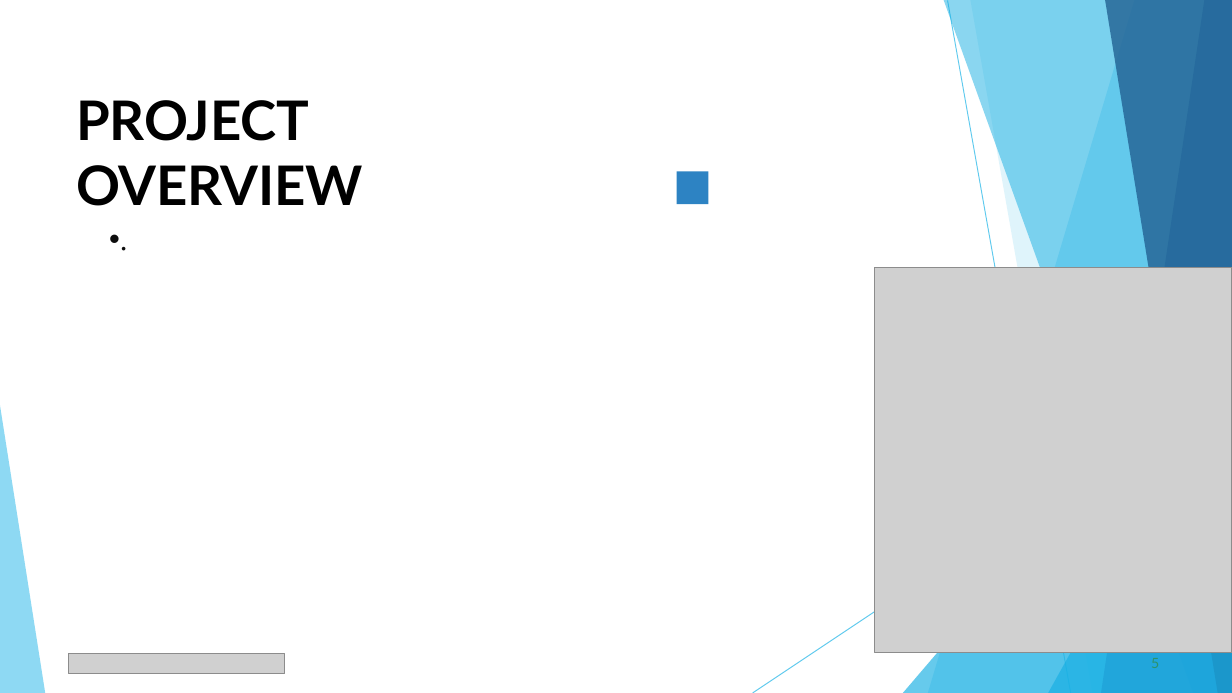
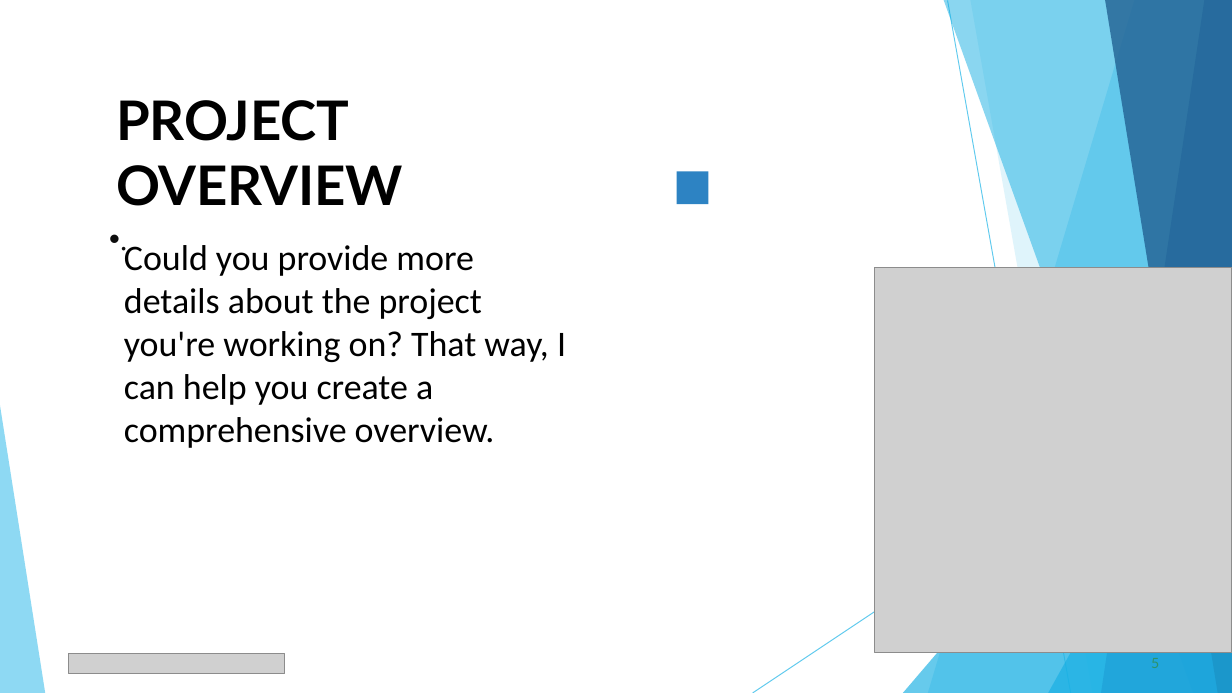
Before and after one commit to Priyapriya07/TNSDC-DA-EXCEL, a slide deck: slide 5 of Employee_Data_Analysis_2.pptx. Drawn at 1232x693 pixels with LibreOffice and Linux fonts; fonts in the diff are those of the drawing; grey boxes stand for pictures. Boxes give left, top, right and bottom in pixels: in the first picture for what was removed or moved away, otherwise in the second. Text is boxed around its words. In the diff, an @@ line names an element or a change of style, - is before the commit and + after.

```diff
--- a/Employee_Data_Analysis_2.pptx
+++ b/Employee_Data_Analysis_2.pptx
@@ title "PROJECT OVERVIEW": place and size @@
-title "PROJECT OVERVIEW" at box(76, 100, 363, 206)
+title "PROJECT OVERVIEW" at box(116, 100, 403, 206)
@@ text added at box(124, 245, 566, 448), 28 pt, text #000000 @@
+Could you provide more details about the project you're working on? That way, I can help you create a comprehensive overview.
```
Also in this commit, not shown: 10 other slides changed, 1 slide added, 1 slide removed.
